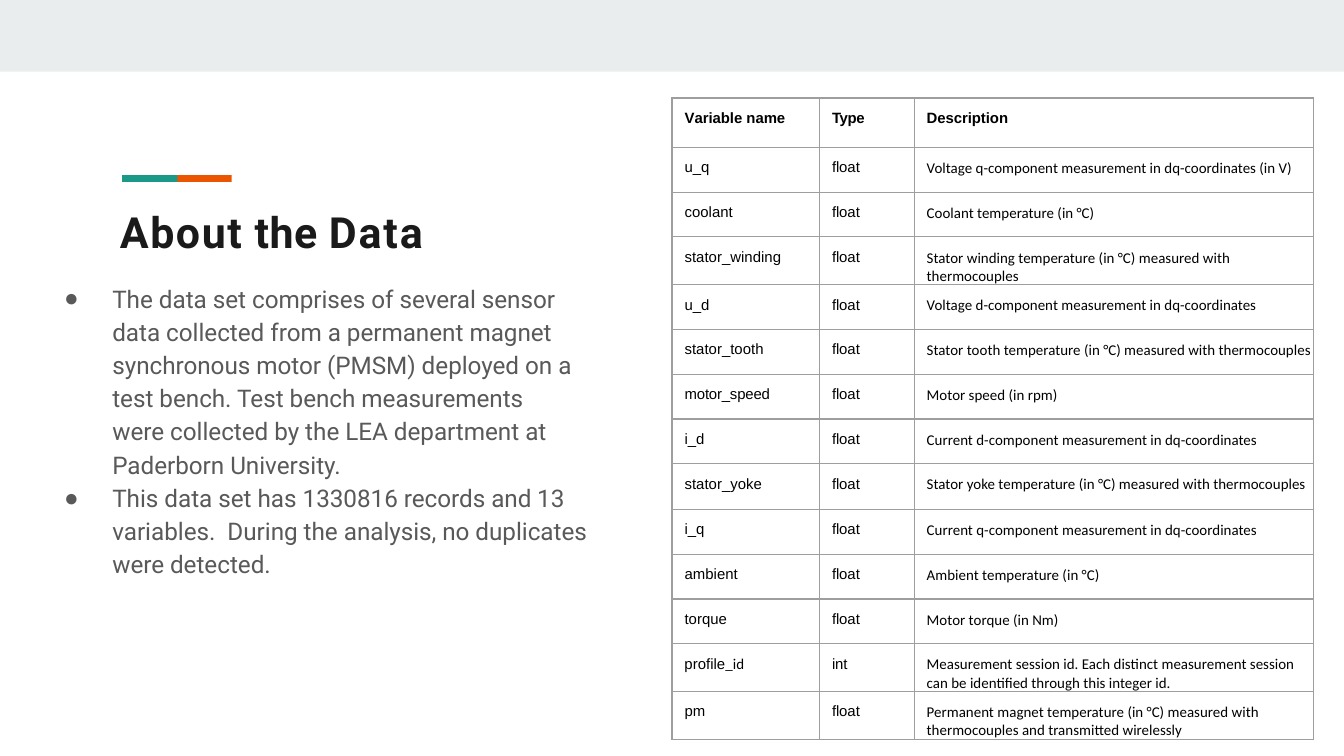
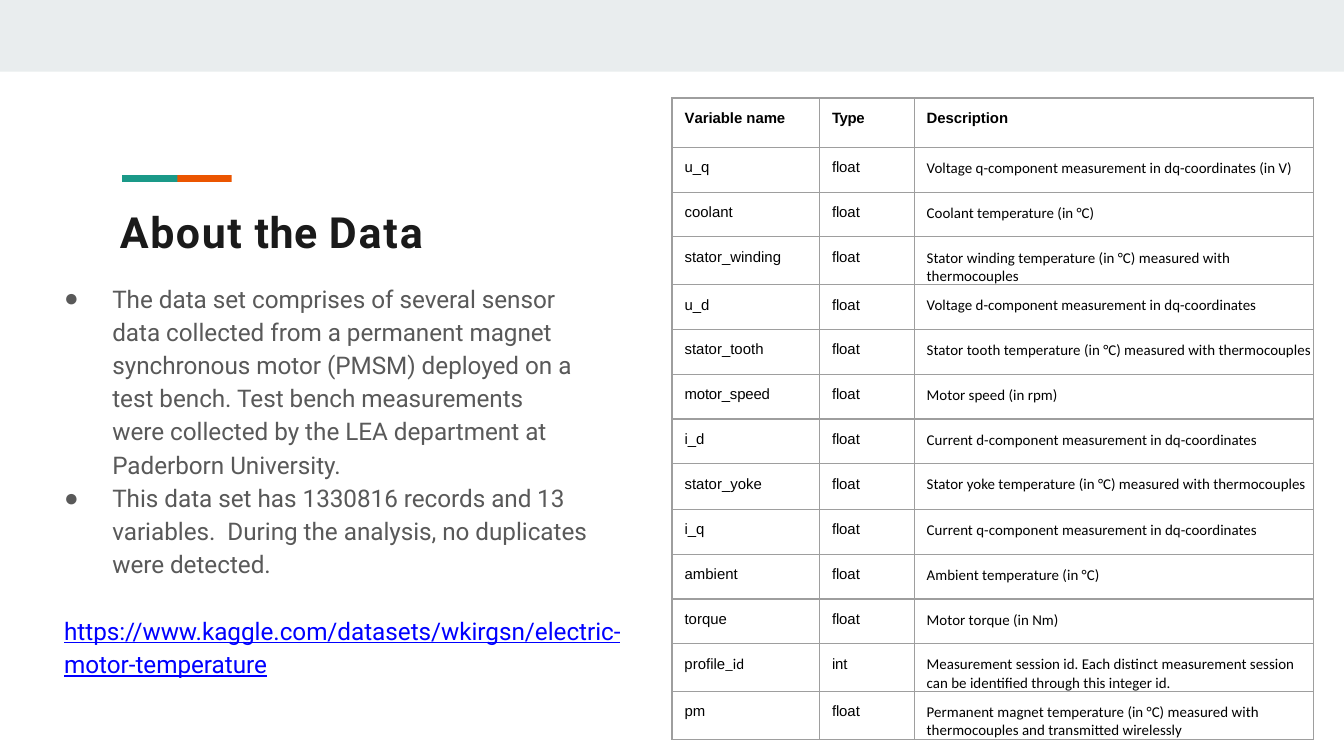
Before and after one commit to moqa19/IBM-Machine-Learning, a slide deck: slide 3 of Project-2-Report.pptx. Drawn at 1344x756 pixels with LibreOffice and Linux fonts; fonts in the diff are those of the drawing. Boxes give left, top, right and bottom in pixels: in the first picture for what was removed or moved away, otherwise in the second. Text is boxed around its words. In the diff, an @@ line names an element or a change of style, - is before the commit and + after.

```diff
--- a/Project-2-Report.pptx
+++ b/Project-2-Report.pptx
@@ text at box(64, 621, 620, 678): paragraph added @@
+https://www.kaggle.com/datasets/wkirgsn/electric-motor-temperature
```
Also in this commit, not shown: 8 other slides changed, 2 slides added, 1 other file.
